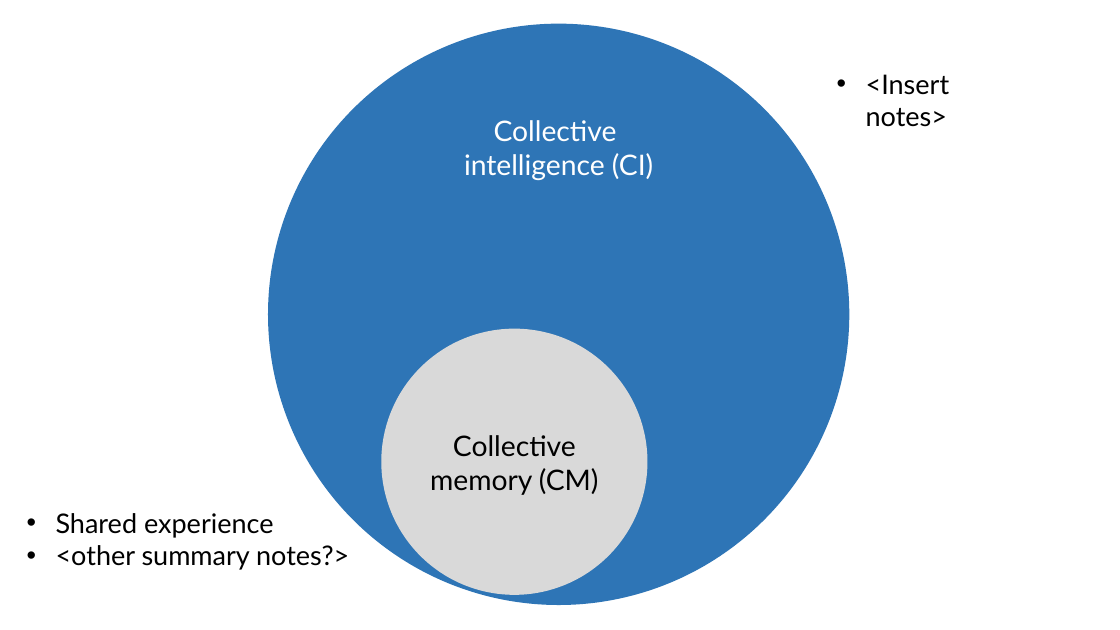
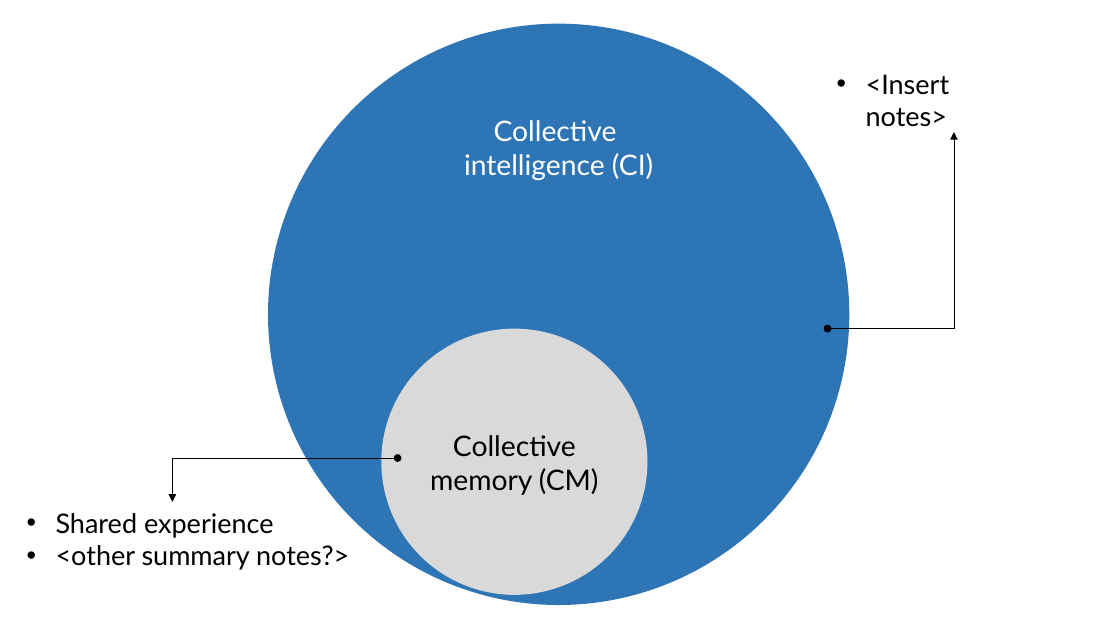
Before and after one commit to Ritwikavps/CollectiveMemoryvsCollectiveIntelligence, a slide deck: slide 1 of Schematics/CI_CM_VennDiag.pptx. Drawn at 1120x630 pixels with LibreOffice and Linux fonts; fonts in the diff are those of the drawing. Boxes give left, top, right and bottom in pixels: in the first picture for what was removed or moved away, otherwise in the second. Text is boxed around its words. In the diff, an @@ line names an element or a change of style, - is before the commit and + after.

```diff
--- a/Schematics/CI_CM_VennDiag.pptx
+++ b/Schematics/CI_CM_VennDiag.pptx
@@ elbow double arrow added from (827, 329) to (954, 132), #000000 0.5 pt @@
@@ elbow double arrow added from (397, 458) to (172, 502), #000000 0.5 pt @@
```
Also in this commit, not shown: 6 other files.
